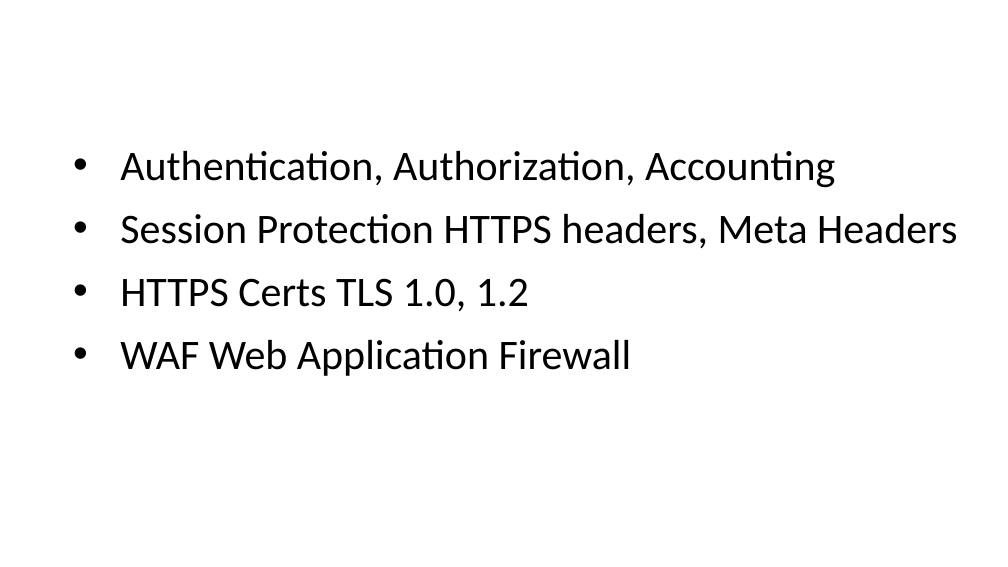
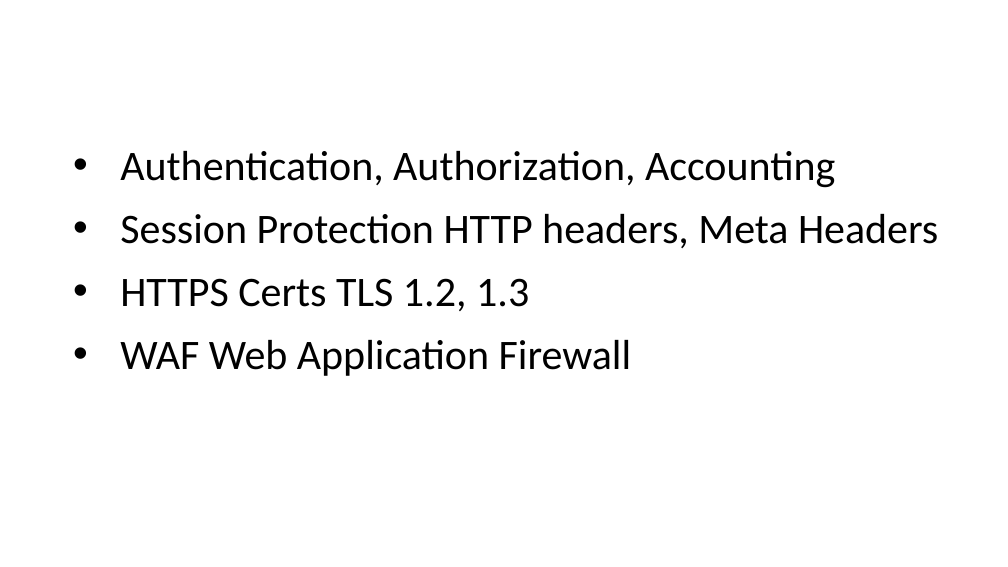
Before and after one commit to damienbod/presentations, a slide deck: slide 14 of .NET Group Geneva 2018-11-13/ASP.NET Core Security.pptx. Drawn at 1008x567 pixels with LibreOffice and Linux fonts; fonts in the diff are those of the drawing. Boxes give left, top, right and bottom in pixels: in the first picture for what was removed or moved away, otherwise in the second. Text is boxed around its words. In the diff, an @@ line names an element or a change of style, - is before the commit and + after.

Commit message:
small fixes

```diff
--- a/.NET Group Geneva 2018-11-13/ASP.NET Core Security.pptx
+++ b/.NET Group Geneva 2018-11-13/ASP.NET Core Security.pptx
@@ text at bbox=[120, 214, 938, 311]: text changed @@
-• Session Protection HTTPS headers, Meta Headers
-• HTTPS Certs TLS 1.0, 1.2
+• Session Protection HTTP headers, Meta Headers
+• HTTPS Certs TLS 1.2, 1.3
```
